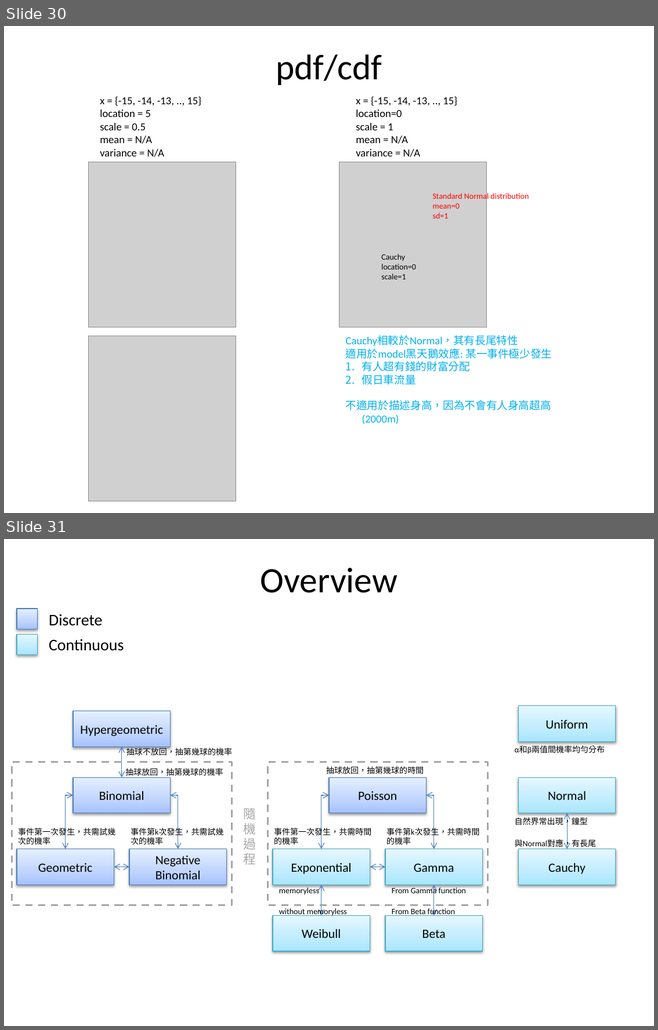
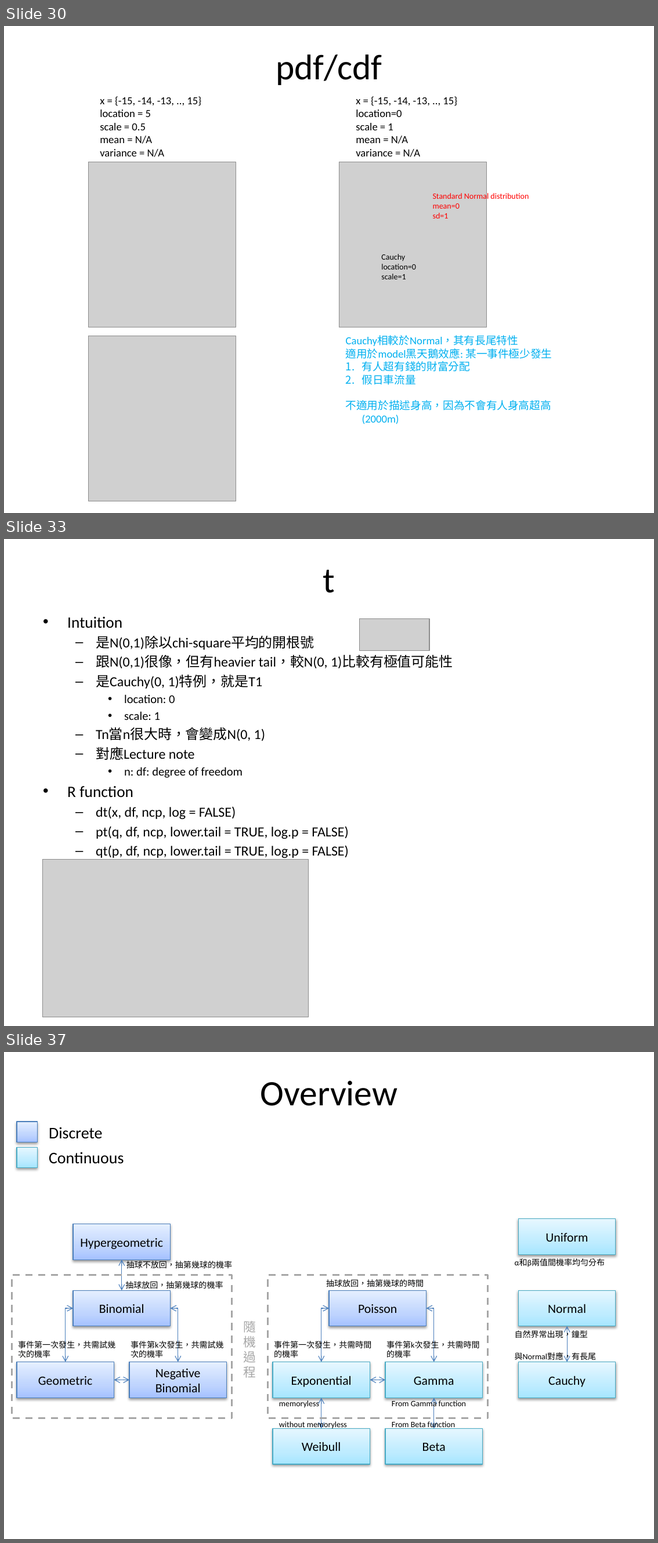
Before and after one commit to fuchingy/data_science, a slide deck: probability/doc/random_variable_distribution.pptx. Shown one above the other, each under a label of ours: slides 30 and 31 before the commit, slides 30, 33 and 37 after it; the slides between them are not shown. The pictures are 658x1030 and 658x1543 pixels, drawn with LibreOffice and Linux fonts; fonts in the diff are those of the drawing; grey boxes stand for pictures. Boxes give left, top, right and bottom in pixels: in the first picture for what was removed or moved away, otherwise in the second. Text is boxed around its words. In the diff, an @@ line names an element or a change of style, - is before the commit and + after.

```diff
--- a/probability/doc/random_variable_distribution.pptx
+++ b/probability/doc/random_variable_distribution.pptx
@@ slide 33 added at <box>4,539,654,1026</box>, background #FFFFFF @@
@@ title added at <box>323,570,335,593</box>, 39.6 pt, text #000000 @@
+t
@@ text added at <box>67,617,453,860</box>, 15.4 pt, text #000000 @@
+• Intuition
+  – 是N(0,1)除以chi-square平均的開根號
+  – 跟N(0,1)很像，但有heavier tail，較N(0, 1)比較有極值可能性
+  – 是Cauchy(0, 1)特例，就是T1
+    • location: 0
+    • scale: 1
+  – Tn當n很大時，會變成N(0, 1)
+  – 對應Lecture note
+    • n: df: degree of freedom
+• R function
+  – dt(x, df, ncp, log = FALSE)
+  – pt(q, df, ncp, lower.tail = TRUE, log.p = FALSE)
+  – qt(p, df, ncp, lower.tail = TRUE, log.p = FALSE)
+  – rt(n, df, ncp)
@@ picture added at <box>360,619,429,651</box> @@
@@ picture added at <box>42,859,308,1017</box> @@
@@ what was slide 31 is now slide 37 @@
```
Also in this commit, not shown: 2 slides changed, 6 other slides added.
